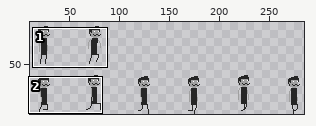
A sprite sheet gets an edit: media/player.png. The picture above shows the old version from afar; the outline marks the close-up.
Close-up. The starting point:
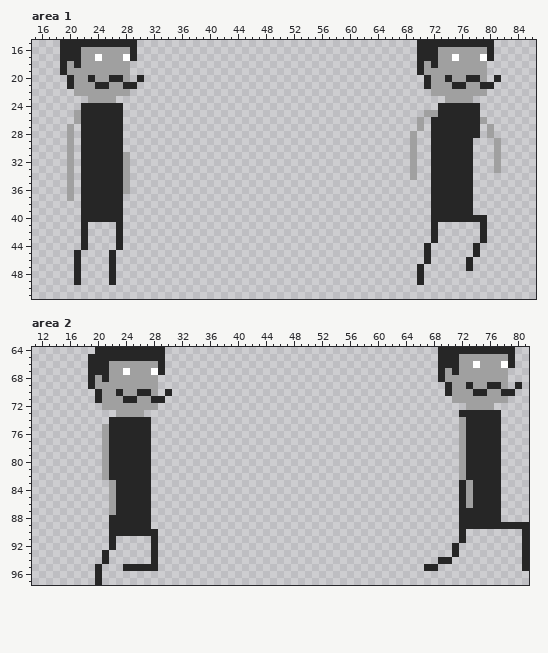
The file is 300x100 pixels. Shown: area 1: x 15..86, y 15..51; area 2: x 11..81, y 64..97. The wide view leaves out empty margins. The commit also changed other parts of the picture, which this record leaves out.
After the commit:
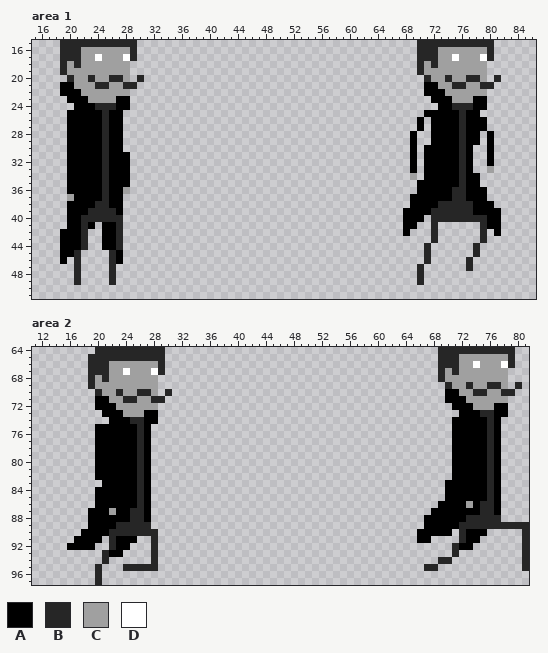
Palette (. is transparent): A #000000  B #262626  C #a0a0a0  D #ffffff
Change:
--- area 1
@@ x 15..86 @@
 20 .....BCCBCCBBC.B........................................BCCBCCBBC.B.....
-21 .....BCCCBBCCBB.........................................BCCCBBCCBB......
-22 ......CCCCCCCC...........................................CCCCCCCC.......
-23 ........CCCC...............................................CCCC.........
-24 .......BBBBBB.............................................BBBBBB........
-25 ......CBBBBBB...........................................CCBBBBBB........
-26 ......CBBBBBB..........................................C.BBBBBBBC.......
-27 .....C.BBBBBB..........................................C.BBBBBBB.C......
-28 .....C.BBBBBB.........................................C..BBBBBBB.C......
-29 .....C.BBBBBB.........................................C..BBBBBB...C.....
-30 .....C.BBBBBB.........................................C..BBBBBB...C.....
-31 .....C.BBBBBBC........................................C..BBBBBB...C.....
-32 .....C.BBBBBBC........................................C..BBBBBB...C.....
-33 .....C.BBBBBBC........................................C..BBBBBB...C.....
-34 .....C.BBBBBBC........................................C..BBBBBB.........
-35 .....C.BBBBBBC...........................................BBBBBB.........
-36 .....C.BBBBBBC...........................................BBBBBB.........
-37 .....C.BBBBBB............................................BBBBBB.........
-38 .......BBBBBB............................................BBBBBB.........
-39 .......BBBBBB............................................BBBBBB.........
-40 .......BBBBBB............................................BBBBBBBB.......
-41 .......B....B............................................B......B.......
-42 .......B....B............................................B......B.......
-43 .......B....B............................................B......B.......
-44 .......B....B...........................................B......B........
-45 ......B....B............................................B......B........
-46 ......B....B............................................B.....B.........
+21 ....AACCCBBCCBB.........................................AACCBBCCBB......
+22 ....AAACCCCCCC..........................................AAACCCCCC.......
+23 .....AAACCCCAA...........................................AAACCCAA.......
+24 ......AAABBBAA............................................AABBBAA.......
+25 .....AAAAABAA...........................................AAAAABAA........
+26 .....AAAAABAA..........................................A.AAAABAAA.......
+27 .....AAAAABAA..........................................A.AAAABAAA.......
+28 .....AAAAABAA.........................................A..AAAABAA.A......
+29 .....AAAAABAA.........................................A..AAAABAA.A......
+30 .....AAAAABAA.........................................A.AAAAABA..A......
+31 .....AAAAABAAA........................................A.AAAAABA..A......
+32 .....AAAAABAAA........................................A.AAAAABA..A......
+33 .....AAAAABAAA........................................A.AAAAABA..C......
+34 .....AAAAABAAA........................................C.AAAAABAA........
+35 .....AAAAABAAA.........................................AAAAAABAA........
+36 .....AAAAABAAC.........................................AAAAABBAAA.......
+37 .....CAAAABAA.........................................AAAAAABBAAA.......
+38 .....AAAABBAA.........................................AAAABBBBBAAA......
+39 .....AAABBBBA........................................AAAABBBBBBAAAA.....
+40 .....AABBBBBB........................................AAA.BBBBBBBBAA.....
+41 .....AABA.AAB........................................AA..B......BAA.....
+42 ....AAAB..AAB........................................A...B......B.A.....
+43 ....AAAB..AAB............................................B......B.......
+44 ....AAAB..AAB...........................................B......B........
+45 ....AAB....BA...........................................B......B........
+46 ....A.B....BA...........................................B.....B.........
 47 ......B....B...........................................B......B.........
--- area 2
@@ x 11..81 @@
 69 ........BCCCCCCCCC.........................................BCCBCCBBC.B.
-70 .........BCCBCCBBC.B.......................................BCCCBBCCBB..
-71 .........BCCCBBCCBB.........................................CCCCCCCC...
-72 ..........CCCCCCCC............................................CCCC.....
-73 ............CCCC.............................................BBBBBB....
-74 ...........BBBBBB............................................CBBBBB....
-75 ..........CBBBBBB............................................CBBBBB....
-76 ..........CBBBBBB............................................CBBBBB....
-77 ..........CBBBBBB............................................CBBBBB....
-78 ..........CBBBBBB............................................CBBBBB....
-79 ..........CBBBBBB............................................CBBBBB....
-80 ..........CBBBBBB............................................CBBBBB....
-81 ..........CBBBBBB............................................CBBBBB....
-82 ..........CBBBBBB............................................CBBBBB....
-83 ...........CBBBBB............................................BCBBBB....
-84 ...........CBBBBB............................................BCBBBB....
-85 ...........CBBBBB............................................BCBBBB....
-86 ...........CBBBBB............................................BCBBBB....
-87 ...........CBBBBB............................................BBBBBB....
-88 ...........BBBBBB............................................BBBBBB....
-89 ...........BBBBBB............................................BBBBBBBBBB
-90 ...........BBBBBBB...........................................B........B
-91 ...........B.....B...........................................B........B
-92 ...........B.....B..........................................B.........B
-93 ..........B......B..........................................B.........B
+70 .........BCCBCCBBC.B.......................................AACCBBCCBB..
+71 .........AACCBBCCBB........................................AAACCCCCC...
+72 .........AAACCCCCC..........................................AAACCCAA...
+73 ..........AAACCCAA...........................................AAABBAA...
+74 ...........AAABBAA..........................................AAAAABA....
+75 .........AAAAAABA...........................................AAAAABA....
+76 .........AAAAAABA...........................................AAAAABA....
+77 .........AAAAAABA...........................................AAAAABA....
+78 .........AAAAAABA...........................................AAAAABA....
+79 .........AAAAAABA...........................................AAAAABA....
+80 .........AAAAAABA...........................................AAAAABA....
+81 .........AAAAAABA...........................................AAAAABA....
+82 .........AAAAAABA...........................................AAAAABA....
+83 ..........AAAAABA..........................................AAAAAABA....
+84 .........AAAAAABA..........................................AAAAAABA....
+85 .........AAAAAABA..........................................AAAAAABA....
+86 .........AAAAAABA.........................................AAAACABBA....
+87 ........AAACAABBA........................................AAAAAAABBA....
+88 ........AAAAAABBA.......................................AAAAAABBBBB....
+89 ........AAAABBBBB.......................................AAAAABBBBBBBBBB
+90 .......AAAABBBBBBB.....................................AAAAA.BAAA.....B
+91 ......AAAA.BAAA..B.....................................AA....BAA......B
+92 .....AAAA..BAA...B..........................................BAA.......B
+93 ..........BAA....B..........................................B.........B
 94 ..........B......B........................................BB..........B
